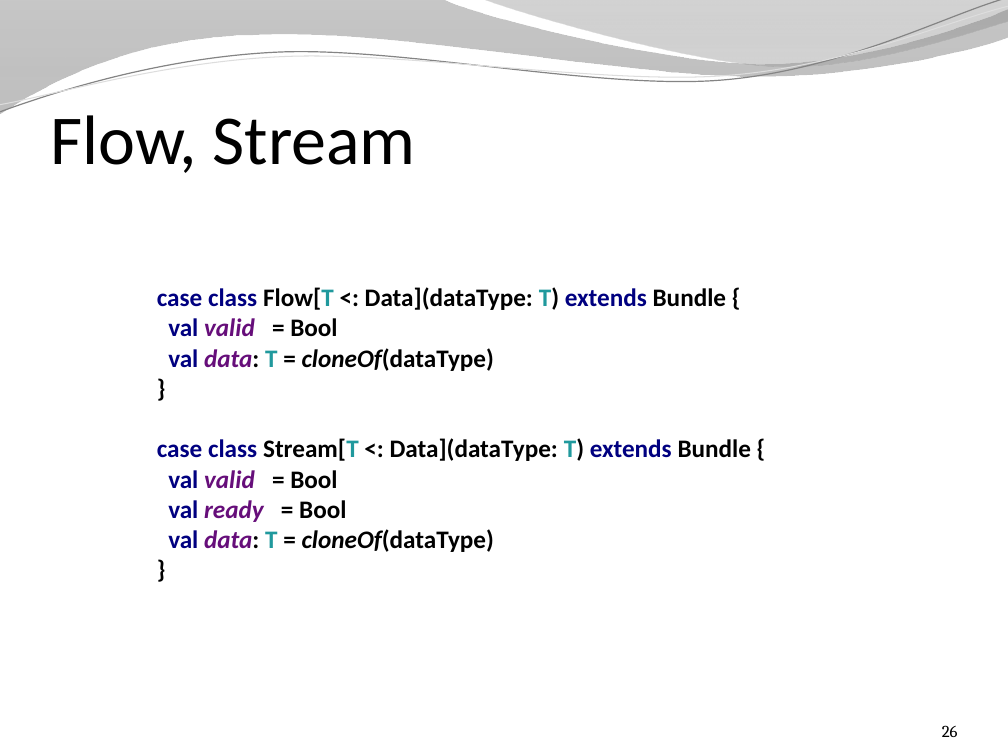
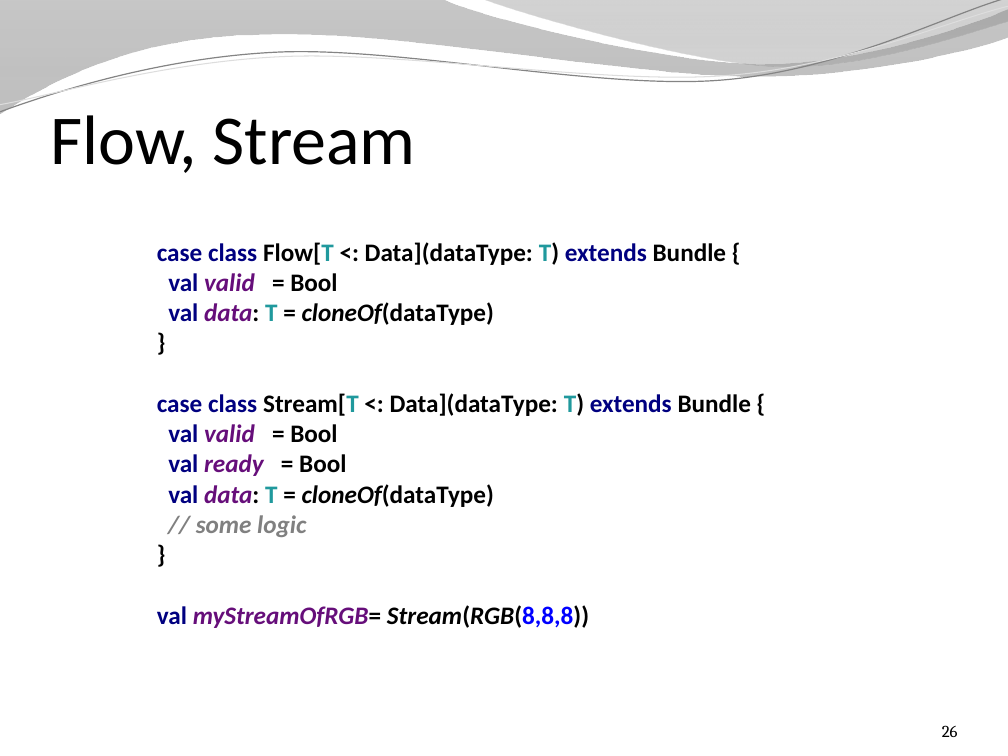
Before and after one commit to SpinalHDL/SpinalDoc, a slide deck: slide 26 of presentation/en/presentation.pptx. Drawn at 1008x756 pixels with LibreOffice and Linux fonts; fonts in the diff are those of the drawing; background and template pictures are left out. Boxes give left, top, right and bottom in pixels: in the first picture for what was removed or moved away, otherwise in the second. Text is boxed around its words. In the diff, an @@ line names an element or a change of style, - is before the commit and + after.

```diff
--- a/presentation/en/presentation.pptx
+++ b/presentation/en/presentation.pptx
@@ text at <box>157,242,751,628</box>: text changed @@
-case class Flow[T <: Data](dataType: T) extends Bundle {
-val valid = Bool
-val data: T = cloneOf(dataType)
-}
-case class Stream[T <: Data](dataType: T) extends Bundle {
-val valid = Bool
-val ready = Bool
-val data: T = cloneOf(dataType)
-}
+case class Flow[T <: Data](dataType: T) extends Bundle {
+val valid = Bool
+val data: T = cloneOf(dataType)
+}
+case class Stream[T <: Data](dataType: T) extends Bundle {
+val valid = Bool
+val ready = Bool
+val data: T = cloneOf(dataType)
+// some logic
+}
+val myStreamOfRGB= Stream(RGB(8,8,8))
```
Also in this commit, not shown: 1 other slide changed, 4 slides added, 1 other file.
